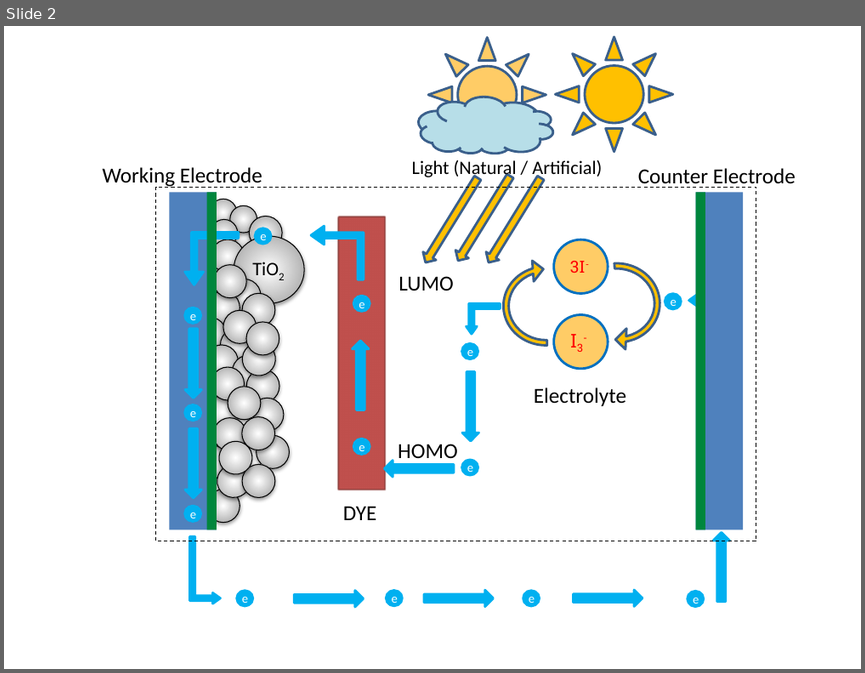
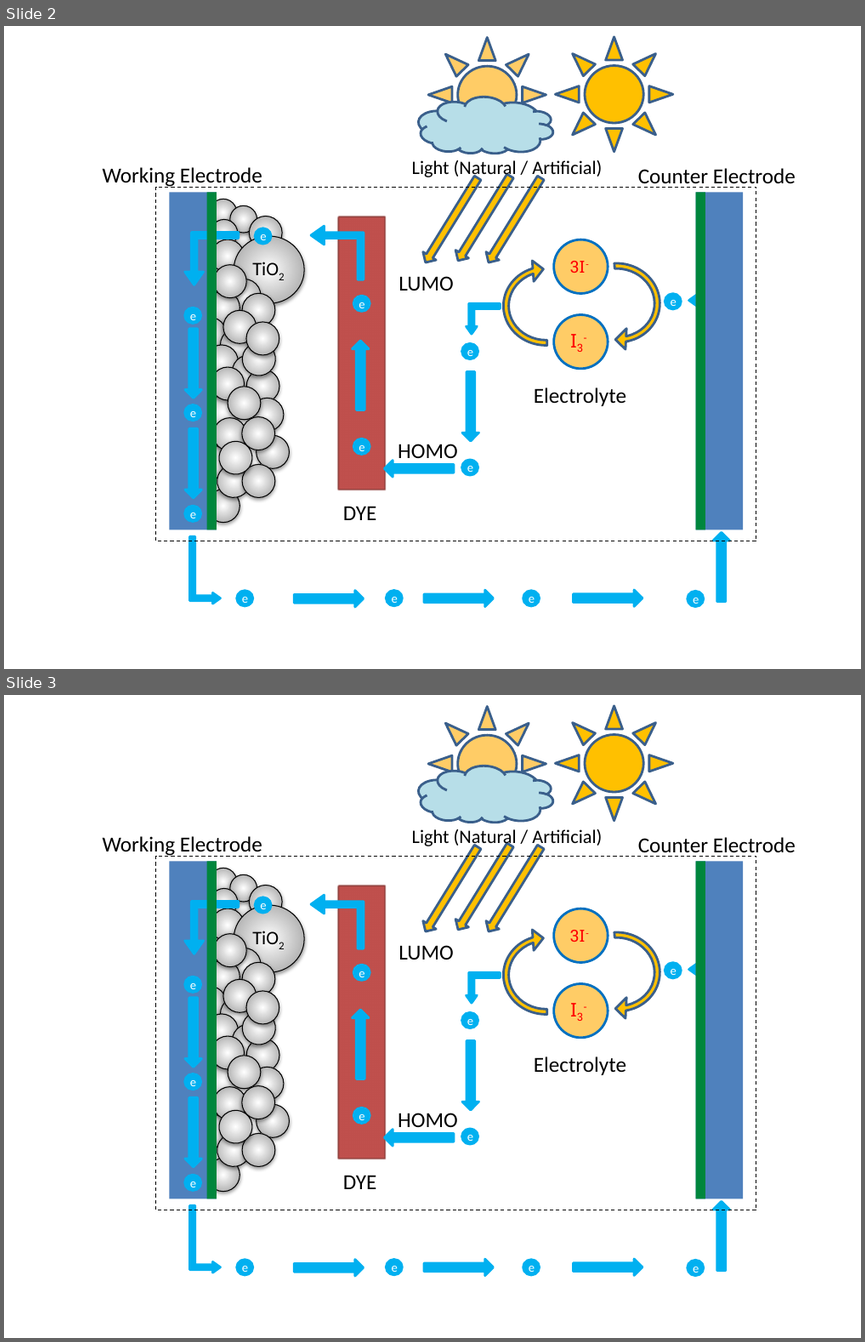
Before and after one commit to cyrexxx/Thesis, a slide deck: pictures_EXjob.pptx. Shown one above the other, each under a label of ours: slide 2 before the commit, slides 2 and 3 after it. The pictures are 865x673 and 865x1342 pixels, drawn with LibreOffice and Linux fonts; fonts in the diff are those of the drawing. Boxes give left, top, right and bottom in pixels: in the first picture for what was removed or moved away, otherwise in the second. Text is boxed around its words. In the diff, an @@ line names an element or a change of style, - is before the commit and + after.

```diff
--- a/pictures_EXjob.pptx
+++ b/pictures_EXjob.pptx
@@ slide 3 added at (4, 695, 861, 1338), background #FFFFFF @@
@@ group added at (103, 706, 795, 1275): 46 ellipses, 9 right arrows, 7 texts, 6 rectangles, 5 bent up arrows, 3 up arrows, 2 suns, 2 circular arrows, 1 cloud @@
+TiO2
+3I-
+I3-
+Working Electrode
+Counter Electrode
+DYE
+LUMO
+HOMO
+e
+e
+e
+e
+e
+e
+e
+e
+e
+e
+e
+e
+e
+Light (Natural / Artificial)
+Electrolyte
```
Also in this commit, not shown: 1 slide changed, 1 other slide added, 44 other files.
